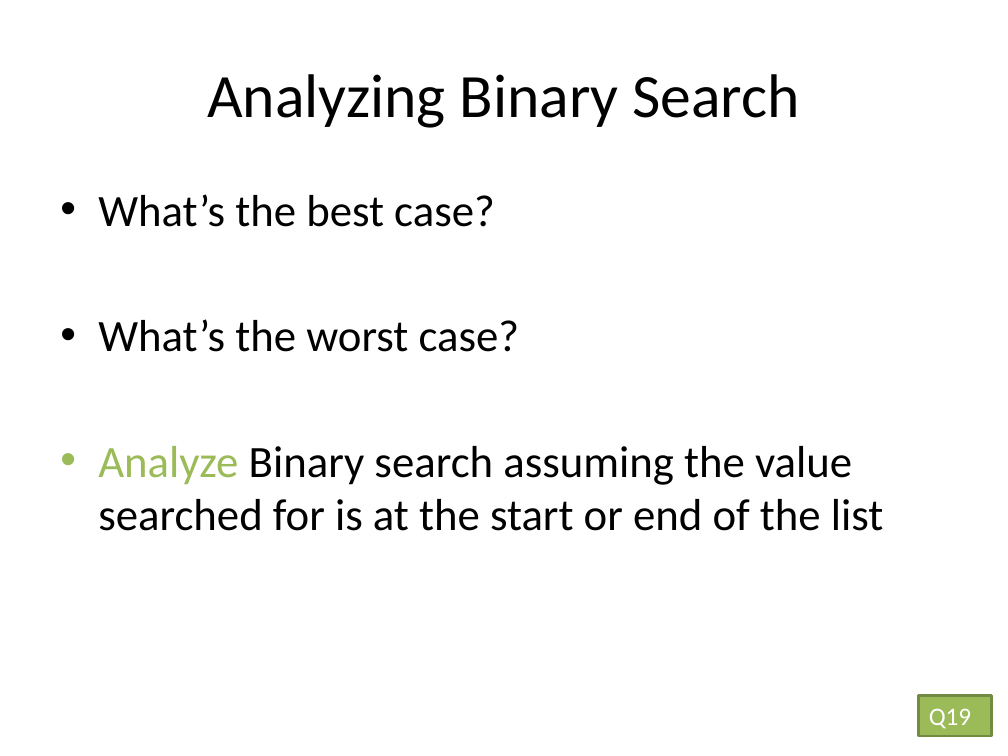
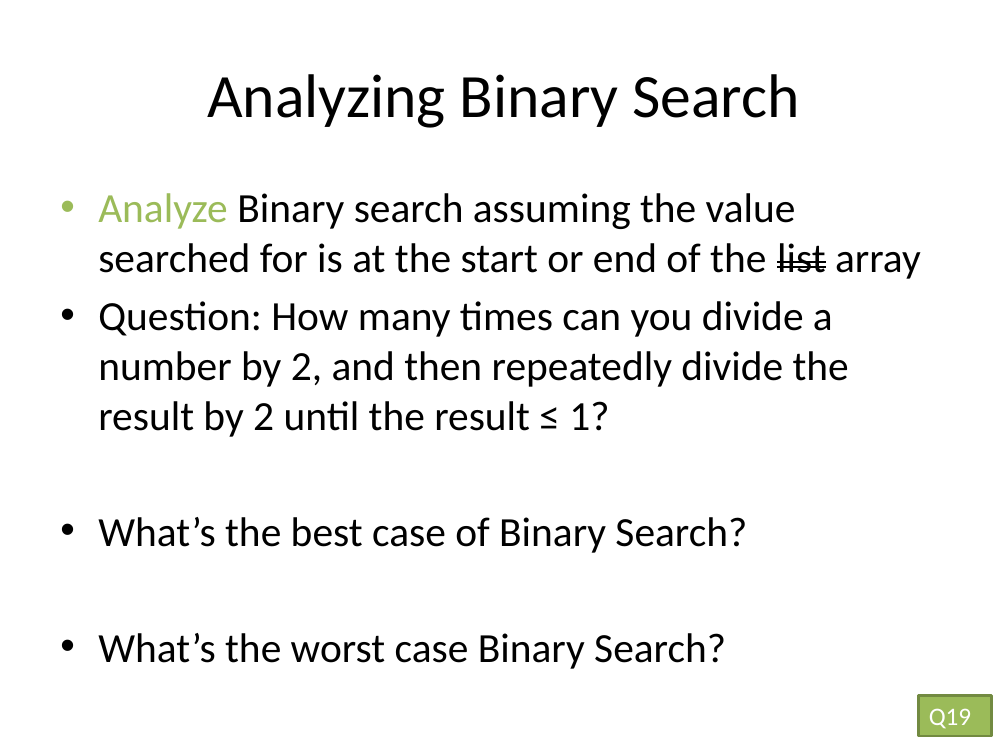
Before and after one commit to RHIT-CSSE/csse220, a slide deck: slide 19 of ClassMaterials/Sorting/Slides/SortingAndSearching.pptx (slide 16 before the commit). Drawn at 1008x756 pixels with LibreOffice and Linux fonts; fonts in the diff are those of the drawing. Boxes give left, top, right and bottom in pixels: in the first picture for what was removed or moved away, otherwise in the second. Text is boxed around its words. In the diff, an @@ line names an element or a change of style, - is before the commit and + after.

Commit message:
update slides

```diff
--- a/ClassMaterials/Sorting/Slides/SortingAndSearching.pptx
+++ b/ClassMaterials/Sorting/Slides/SortingAndSearching.pptx
@@ text at [98, 193, 921, 669]: text changed; size 32 to 29.6 pt @@
-• What’s the best case?
-• What’s the worst case?
-• Analyze Binary search assuming the value searched for is at the start or end of the list
+• Analyze Binary search assuming the value searched for is at the start or end of the list array
+• Question: How many times can you divide a number by 2, and then repeatedly divide the result by 2 until the result ≤ 1?
+• What’s the best case of Binary Search?
+• What’s the worst case Binary Search?
```
Also in this commit, not shown: 9 other slides changed, 5 slides added, 2 slides removed.
